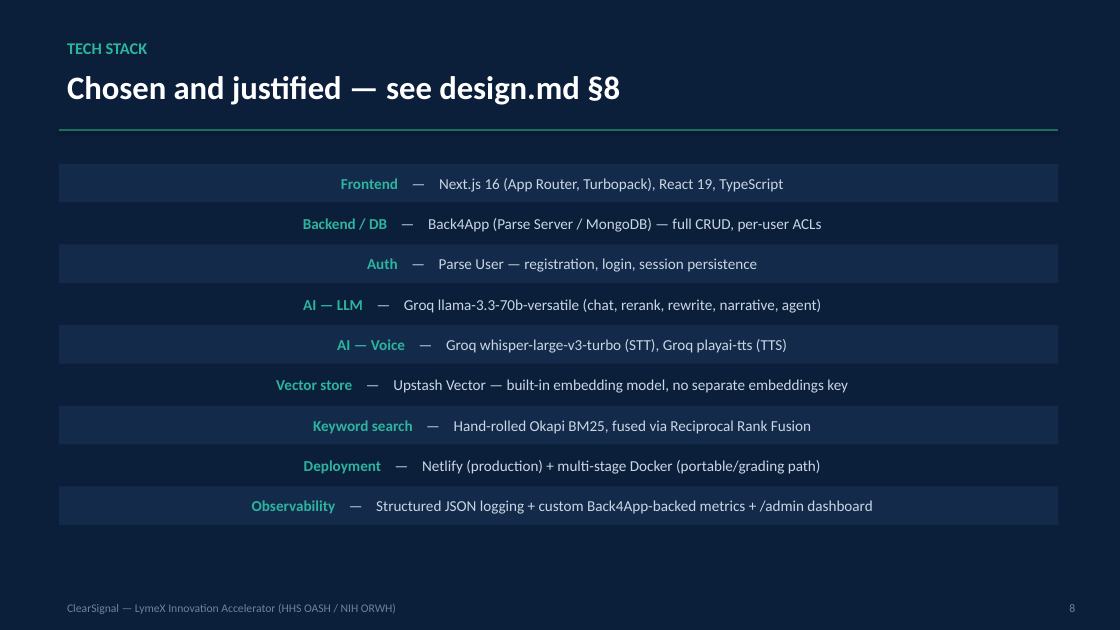
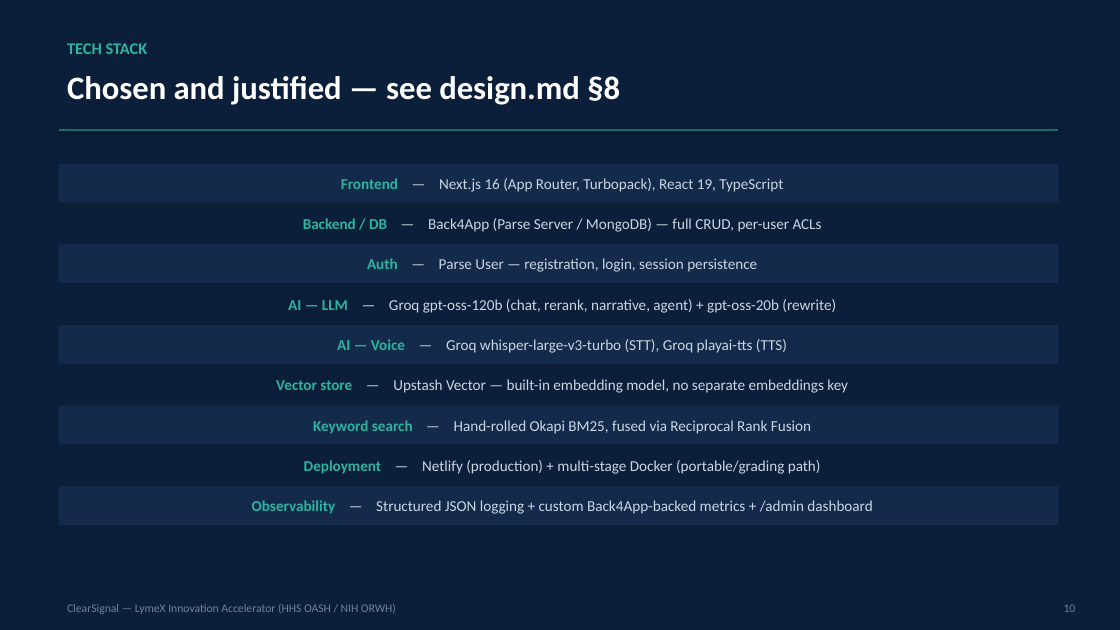
Before and after one commit to Raj102002/AIHealthcare, a slide deck: slide 11 of artifacts/ClearSignal_Pitch_Deck.pptx (slide 9 before the commit). Drawn at 1120x630 pixels with LibreOffice and Linux fonts; fonts in the diff are those of the drawing. Boxes give left, top, right and bottom in pixels: in the first picture for what was removed or moved away, otherwise in the second. Text is boxed around its words. In the diff, an @@ line names an element or a change of style, - is before the commit and + after.

```diff
--- a/artifacts/ClearSignal_Pitch_Deck.pptx
+++ b/artifacts/ClearSignal_Pitch_Deck.pptx
@@ text in rectangle at (288,299,836,313): text changed @@
-AI — LLM — Groq llama-3.3-70b-versatile (chat, rerank, rewrite, narrative, agent)
+AI — LLM — Groq gpt-oss-120b (chat, rerank, narrative, agent) + gpt-oss-20b (rewrite)
@@ text at (1064,604,1076,612): text changed @@
-8
+10
```
Also in this commit, not shown: 13 other slides changed, 2 slides added, 17 other files.
